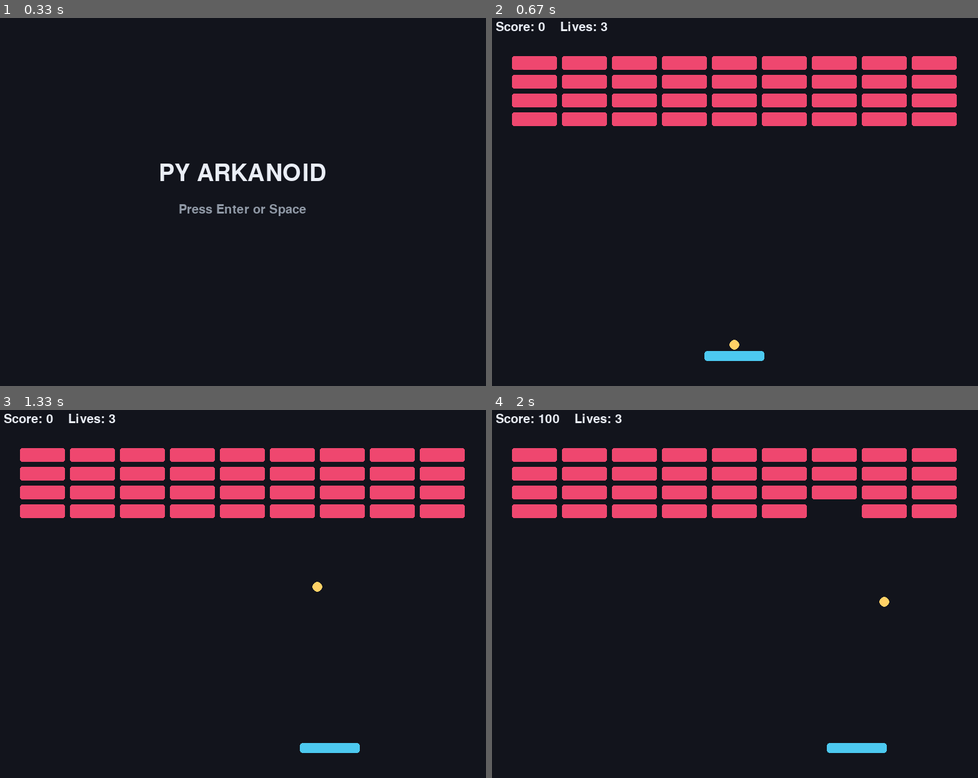
Above: before the commit, frames 1-4 (two rows, left to right).
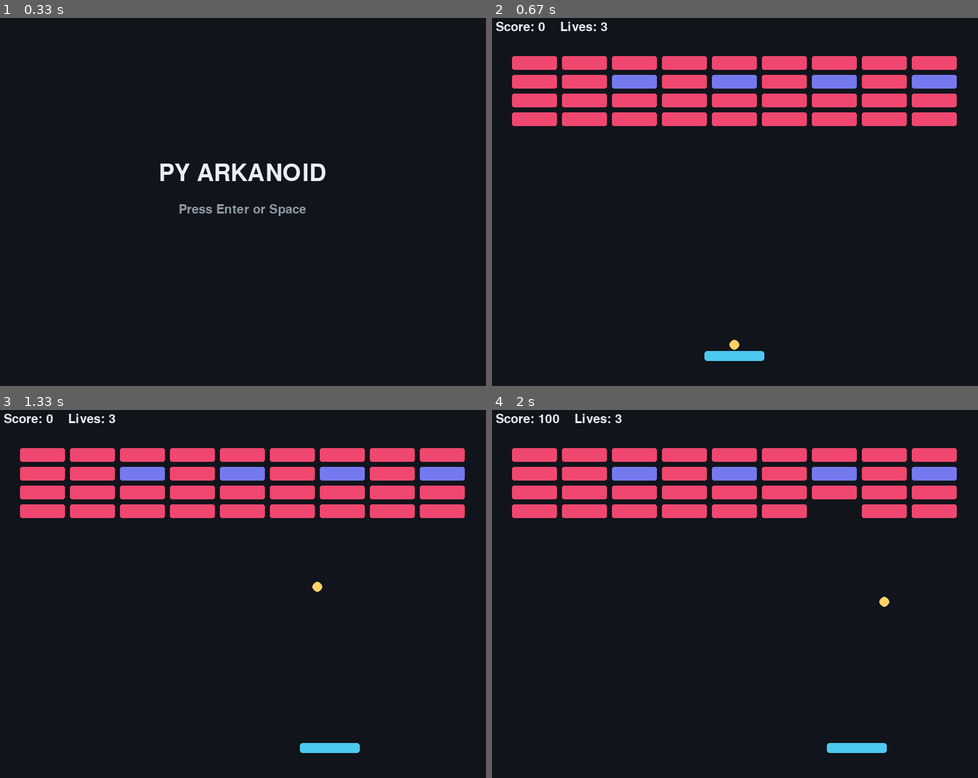
Above: after the commit, the same moments.

Repository: abr-ya/py-arkanoid
Game: pygame game, started from src/arkanoid/__main__.py
Two runs of this game, one before a commit and one after it. Both use one fixed random seed, a clock stepped at 60 frames per second and the inputs below.
Inputs:
- Up to frame 1 (0.33 s): no input
- Up to frame 2 (0.67 s): tap Space at 0.33 s
- Up to frame 3 (1.33 s): tap Space at 0.67, 1.07 s; hold Right from 1 s (still down)
- Up to frame 4 (2 s): tap Space at 1.37 s; release Right at 1.47 s

Frame 1 is identical in both runs. In frame 2, 1.4% of the frame differs, in the area x 24-96%, y 15-20%; in frame 3, 1.4%; in frame 4, 1.4%.

Commit message:
feat: Add Arkanoid power-ups

Diff:
--- a/levels/level_01.yaml
+++ b/levels/level_01.yaml
@@ -10,6 +10,6 @@
   gap: 8
   rows:
     - "111111111"
+    - "11W1F1M1T"
     - "111111111"
     - "111111111"
-    - "111111111"
--- a/src/arkanoid/core/game.py
+++ b/src/arkanoid/core/game.py
@@ -3,11 +3,24 @@
 from dataclasses import dataclass, field
 
 from arkanoid.core.levels import LevelConfig, create_bricks_for_level, load_level
-from arkanoid.core.models import Ball, Brick, Paddle, Playfield, Rect
+from arkanoid.core.models import (
+    ActiveEffect,
+    Ball,
+    BonusItem,
+    Brick,
+    Paddle,
+    Playfield,
+    PowerUpType,
+    Rect,
+)
 from arkanoid.core.state import GameState, toggle_pause
 
 BRICK_SCORE = 100
 LEVEL_CLEAR_SECONDS = 0.8
+WIDE_DURATION_SECONDS = 10.0
+SLOW_DURATION_SECONDS = 8.0
+WIDE_PADDLE_MULTIPLIER = 1.5
+SLOW_BALL_MULTIPLIER = 0.7
 
 
 def create_starter_bricks() -> list[Brick]:
@@ -20,8 +33,11 @@
     state: GameState = GameState.MENU
     level: LevelConfig = field(default_factory=load_level)
     paddle: Paddle = field(init=False)
-    ball: Ball = field(init=False)
+    balls: list[Ball] = field(init=False)
     bricks: list[Brick] = field(init=False)
+    bonus_items: list[BonusItem] = field(default_factory=list)
+    active_effects: dict[PowerUpType, ActiveEffect] = field(default_factory=dict)
+    sticky_charges: int = 0
     lives: int = 3
     score: int = 0
     level_clear_timer: float = 0
@@ -33,9 +49,17 @@
             y=self.playfield.height - 56,
             width=self.level.paddle_width,
         )
-        self.ball = Ball(x=0, y=0)
+        self.balls = [Ball(x=0, y=0)]
         self.bricks = create_bricks_for_level(self.level)
         self.reset_ball()
+
+    @property
+    def ball(self) -> Ball:
+        return self.balls[0]
+
+    @ball.setter
+    def ball(self, value: Ball) -> None:
+        self.balls = [value]
 
     def start(self) -> None:
         if self.state in {GameState.MENU, GameState.GAME_OVER}:
@@ -44,8 +68,11 @@
             self.state = GameState.PLAYING
             self.level = fresh.level
             self.paddle = fresh.paddle
-            self.ball = fresh.ball
+            self.balls = fresh.balls
             self.bricks = fresh.bricks
+            self.bonus_items = fresh.bonus_items
+            self.active_effects = fresh.active_effects
+            self.sticky_charges = fresh.sticky_charges
             self.lives = fresh.lives
             self.score = fresh.score
             self.level_clear_timer = 0
@@ -62,11 +89,13 @@
         self.wants_quit = True
 
     def reset_ball(self) -> None:
+        self.balls = [Ball(x=0, y=0)]
         self.ball.attach_to(self.paddle)
 
     def launch_ball(self) -> None:
         if self.state is GameState.PLAYING:
-            self.ball.launch(self.level.ball_speed_multiplier)
+            for ball in self.balls:
+                ball.launch(self._ball_speed_multiplier())
 
     def update(self, dt: float, paddle_direction: float = 0) -> None:
         if self.state is GameState.LEVEL_CLEAR:
@@ -76,53 +105,68 @@
         if self.state is not GameState.PLAYING:
             return
 
+        self._update_active_effects(dt)
         self.paddle.move(paddle_direction, dt, self.playfield)
-        if self.ball.attached:
-            self.ball.attach_to(self.paddle)
-            return
-
-        self.ball.x += self.ball.vx * dt
-        self.ball.y += self.ball.vy * dt
-
-        self._handle_wall_collisions()
-        self._handle_paddle_collision()
-        self._handle_brick_collision()
-        self._handle_bottom_boundary()
-
-    def _handle_wall_collisions(self) -> None:
-        if self.ball.x - self.ball.radius <= 0 and self.ball.vx < 0:
-            self.ball.x = self.ball.radius
-            self.ball.vx = abs(self.ball.vx)
-        elif self.ball.x + self.ball.radius >= self.playfield.width and self.ball.vx > 0:
-            self.ball.x = self.playfield.width - self.ball.radius
-            self.ball.vx = -abs(self.ball.vx)
-
-        if self.ball.y - self.ball.radius <= 0 and self.ball.vy < 0:
-            self.ball.y = self.ball.radius
-            self.ball.vy = abs(self.ball.vy)
-
-    def _handle_paddle_collision(self) -> None:
-        if self.ball.vy <= 0 or not self.ball.rect.overlaps(self.paddle.rect):
-            return
-
-        offset = (self.ball.x - self.paddle.center_x) / (self.paddle.width / 2)
+        for ball in self.balls:
+            if ball.attached:
+                ball.attach_to(self.paddle)
+
+        self._update_bonus_items(dt)
+
+        moving_balls = [ball for ball in self.balls if not ball.attached]
+        if not moving_balls:
+            return
+
+        for ball in list(moving_balls):
+            ball.x += ball.vx * dt
+            ball.y += ball.vy * dt
+
+            self._handle_wall_collisions(ball)
+            self._handle_paddle_collision(ball)
+            self._handle_brick_collision(ball)
+            self._handle_bottom_boundary(ball)
+
+    def _handle_wall_collisions(self, ball: Ball) -> None:
+        if ball.x - ball.radius <= 0 and ball.vx < 0:
+            ball.x = ball.radius
+            ball.vx = abs(ball.vx)
+        elif ball.x + ball.radius >= self.playfield.width and ball.vx > 0:
+            ball.x = self.playfield.width - ball.radius
+            ball.vx = -abs(ball.vx)
+
+        if ball.y - ball.radius <= 0 and ball.vy < 0:
+            ball.y = ball.radius
+            ball.vy = abs(ball.vy)
+
+    def _handle_paddle_collision(self, ball: Ball) -> None:
+        if ball.vy <= 0 or not ball.rect.overlaps(self.paddle.rect):
+            return
+
+        if self.sticky_charges > 0:
+            self.sticky_charges -= 1
+            ball.attach_to(self.paddle)
+            return
+
+        offset = (ball.x - self.paddle.center_x) / (self.paddle.width / 2)
         offset = max(-1, min(1, offset))
-        self.ball.y = self.paddle.y - self.ball.radius
-        self.ball.vx = offset * 300 * self.level.ball_speed_multiplier
-        self.ball.vy = -360 * self.level.ball_speed_multiplier
-
-    def _handle_brick_collision(self) -> None:
-        ball_rect = self.ball.rect
+        speed_multiplier = self._ball_speed_multiplier()
+        ball.y = self.paddle.y - ball.radius
+        ball.vx = offset * 300 * speed_multiplier
+        ball.vy = -360 * speed_multiplier
+
+    def _handle_brick_collision(self, ball: Ball) -> None:
+        ball_rect = ball.rect
         for brick in list(self.bricks):
             if not ball_rect.overlaps(brick.rect):
                 continue
 
-            self._reflect_from_rect(brick.rect)
+            self._reflect_from_rect(ball, brick.rect)
             if brick.hit():
                 self.bricks.remove(brick)
                 self.score += brick.score
                 if brick.grants_extra_life:
                     self.lives += 1
+                self._spawn_bonus_from_brick(brick)
                 if self.is_level_cleared():
                     self._start_level_clear()
             break
@@ -133,7 +177,9 @@
     def _start_level_clear(self) -> None:
         self.state = GameState.LEVEL_CLEAR
         self.level_clear_timer = LEVEL_CLEAR_SECONDS
+        self.balls = [self.ball]
         self.ball.attached = True
+        self.bonus_items.clear()
 
     def _update_level_clear(self, dt: float) -> None:
         self.level_clear_timer -= dt
@@ -150,33 +196,125 @@
             width=self.level.paddle_width,
         )
         self.bricks = create_bricks_for_level(self.level)
+        self.bonus_items.clear()
+        self.active_effects.clear()
+        self.sticky_charges = 0
         self.reset_ball()
         self.level_clear_timer = 0
         self.state = GameState.PLAYING
 
-    def _reflect_from_rect(self, rect: Rect) -> None:
-        dx_left = abs(self.ball.rect.right - rect.left)
-        dx_right = abs(rect.right - self.ball.rect.left)
-        dy_top = abs(self.ball.rect.bottom - rect.top)
-        dy_bottom = abs(rect.bottom - self.ball.rect.top)
+    def _reflect_from_rect(self, ball: Ball, rect: Rect) -> None:
+        dx_left = abs(ball.rect.right - rect.left)
+        dx_right = abs(rect.right - ball.rect.left)
+        dy_top = abs(ball.rect.bottom - rect.top)
+        dy_bottom = abs(rect.bottom - ball.rect.top)
         smallest = min(dx_left, dx_right, dy_top, dy_bottom)
 
         if smallest in {dx_left, dx_right}:
-            self.ball.vx *= -1
+            ball.vx *= -1
         else:
-            self.ball.vy *= -1
-
-    def _handle_bottom_boundary(self) -> None:
-        if self.ball.y - self.ball.radius <= self.playfield.height:
+            ball.vy *= -1
+
+    def _handle_bottom_boundary(self, ball: Ball) -> None:
+        if ball.y - ball.radius <= self.playfield.height:
+            return
+
+        if len(self.balls) > 1:
+            self.balls.remove(ball)
             return
 
         self.lives -= 1
         if self.lives <= 0:
             self.state = GameState.GAME_OVER
-            self.ball.attached = True
+            ball.attached = True
         else:
             self.reset_ball()
 
+    def _spawn_bonus_from_brick(self, brick: Brick) -> None:
+        if brick.bonus_marker is None:
+            return
+        try:
+            power_up_type = PowerUpType(brick.bonus_marker)
+        except ValueError:
+            return
+        self.bonus_items.append(
+            BonusItem(
+                x=brick.rect.center_x - 9,
+                y=brick.rect.center_y - 9,
+                type=power_up_type,
+            )
+        )
+
+    def _update_bonus_items(self, dt: float) -> None:
+        for item in list(self.bonus_items):
+            item.move(dt)
+            if item.rect.overlaps(self.paddle.rect):
+                self.bonus_items.remove(item)
+                self._activate_power_up(item.type)
+            elif item.y > self.playfield.height:
+                self.bonus_items.remove(item)
+
+    def _activate_power_up(self, power_up_type: PowerUpType) -> None:
+        if power_up_type is PowerUpType.WIDE:
+            self.active_effects[power_up_type] = ActiveEffect(power_up_type, WIDE_DURATION_SECONDS)
+            self._apply_paddle_width()
+        elif power_up_type is PowerUpType.SLOW:
+            if power_up_type not in self.active_effects:
+                self._scale_active_ball_velocities(SLOW_BALL_MULTIPLIER)
+            self.active_effects[power_up_type] = ActiveEffect(power_up_type, SLOW_DURATION_SECONDS)
+        elif power_up_type is PowerUpType.MULTI:
+            self._add_extra_ball()
+        elif power_up_type is PowerUpType.STICKY:
+            self.sticky_charges += 1
+
+    def _update_active_effects(self, dt: float) -> None:
+        expired: list[PowerUpType] = []
+        for effect in self.active_effects.values():
+            effect.remaining -= dt
+            if effect.remaining <= 0:
+                expired.append(effect.type)
+        for effect_type in expired:
+            del self.active_effects[effect_type]
+        if PowerUpType.WIDE in expired:
+            self._apply_paddle_width()
+        if PowerUpType.SLOW in expired:
+            self._scale_active_ball_velocities(1 / SLOW_BALL_MULTIPLIER)
+
+    def _apply_paddle_width(self) -> None:
+        center_x = self.paddle.center_x
+        width = self.level.paddle_width
+        if PowerUpType.WIDE in self.active_effects:
+            width *= WIDE_PADDLE_MULTIPLIER
+        self.paddle.width = width
+        self.paddle.x = max(0, min(center_x - width / 2, self.playfield.width - width))
+
+    def _ball_speed_multiplier(self) -> float:
+        multiplier = self.level.ball_speed_multiplier
+        if PowerUpType.SLOW in self.active_effects:
+            multiplier *= SLOW_BALL_MULTIPLIER
+        return multiplier
+
+    def _scale_active_ball_velocities(self, multiplier: float) -> None:
+        for ball in self.balls:
+            if not ball.attached:
+                ball.vx *= multiplier
+                ball.vy *= multiplier
+
+    def _add_extra_ball(self) -> None:
+        source = next((ball for ball in self.balls if not ball.attached), self.ball)
+        if source.attached:
+            source.launch(self._ball_speed_multiplier())
+        self.balls.append(
+            Ball(
+                x=source.x,
+                y=source.y,
+                radius=source.radius,
+                vx=-source.vx or -180 * self._ball_speed_multiplier(),
+                vy=source.vy or -360 * self._ball_speed_multiplier(),
+                attached=False,
+            )
+        )
+
 
 def create_session() -> GameSession:
     return GameSession()
--- a/src/arkanoid/core/levels.py
+++ b/src/arkanoid/core/levels.py
@@ -4,7 +4,7 @@
 from pathlib import Path
 from typing import Any
 
-from arkanoid.core.models import Brick, BrickType, create_brick
+from arkanoid.core.models import Brick, BrickType, PowerUpType, create_brick
 
 DEFAULT_LEVEL_NUMBER = 1
 DEFAULT_LEVEL_NAME = "Training Wall"
@@ -22,6 +22,10 @@
     "2": BrickType.STRONG,
     "S": BrickType.STRONG,
     "B": BrickType.BONUS_MARKER,
+    "W": (BrickType.BONUS_MARKER, PowerUpType.WIDE),
+    "F": (BrickType.BONUS_MARKER, PowerUpType.SLOW),
+    "M": (BrickType.BONUS_MARKER, PowerUpType.MULTI),
+    "T": (BrickType.BONUS_MARKER, PowerUpType.STICKY),
     "X": BrickType.INDESTRUCTIBLE,
     "L": BrickType.EXTRA_LIFE,
 }
@@ -69,9 +73,11 @@
         for column_index, cell in enumerate(row):
             if cell in {" ", ".", "0", "_"}:
                 continue
-            brick_type = DEFAULT_BRICK_SYMBOLS.get(cell)
-            if brick_type is None:
+            symbol = DEFAULT_BRICK_SYMBOLS.get(cell)
+            if symbol is None:
                 continue
+            brick_type = symbol[0] if isinstance(symbol, tuple) else symbol
+            bonus_marker = symbol[1].value if isinstance(symbol, tuple) else None
             bricks.append(
                 create_brick(
                     x=level.bricks.left + column_index * (level.bricks.width + level.bricks.gap),
@@ -79,6 +85,7 @@
                     width=level.bricks.width,
                     height=level.bricks.height,
                     type=brick_type,
+                    bonus_marker=bonus_marker,
                 )
             )
     return bricks
--- a/src/arkanoid/core/models.py
+++ b/src/arkanoid/core/models.py
@@ -97,6 +97,35 @@
             self.vx = 180 * speed_multiplier
             self.vy = -360 * speed_multiplier
             self.attached = False
+
+
+class PowerUpType(Enum):
+    WIDE = "wide"
+    SLOW = "slow"
+    MULTI = "multi"
+    STICKY = "sticky"
+
+
+@dataclass(slots=True)
+class BonusItem:
+    x: float
+    y: float
+    type: PowerUpType
+    size: float = 18
+    speed: float = 140
+
+    @property
+    def rect(self) -> Rect:
+        return Rect(self.x, self.y, self.size, self.size)
+
+    def move(self, dt: float) -> None:
+        self.y += self.speed * dt
+
+
+@dataclass(slots=True)
+class ActiveEffect:
+    type: PowerUpType
+    remaining: float
 
 
 class BrickType(Enum):
@@ -134,7 +163,7 @@
         type=BrickType.BONUS_MARKER,
         hp=1,
         score=125,
-        bonus_marker="future-power-up",
+        bonus_marker=PowerUpType.WIDE.value,
         visual_state="bonus",
     ),
     BrickType.INDESTRUCTIBLE: BrickTypeDefinition(
@@ -191,6 +220,7 @@
     width: float = 64,
     height: float = 22,
     type: BrickType = BrickType.NORMAL,
+    bonus_marker: str | None = None,
 ) -> Brick:
     definition = BRICK_TYPES[type]
     return Brick(
@@ -203,5 +233,5 @@
         score=definition.score,
         destructible=definition.destructible,
         grants_extra_life=definition.grants_extra_life,
-        bonus_marker=definition.bonus_marker,
+        bonus_marker=bonus_marker or definition.bonus_marker,
     )
--- a/src/arkanoid/pygame_app.py
+++ b/src/arkanoid/pygame_app.py
@@ -5,6 +5,7 @@
 import pygame
 
 from arkanoid.core.game import GameSession, create_session
+from arkanoid.core.models import PowerUpType
 from arkanoid.core.state import GameState
 
 WIDTH = 800
@@ -16,6 +17,12 @@
 MUTED = (144, 153, 166)
 PADDLE = (76, 201, 240)
 BALL = (255, 209, 102)
+BONUS_COLORS = {
+    PowerUpType.WIDE: (76, 201, 240),
+    PowerUpType.SLOW: (118, 120, 237),
+    PowerUpType.MULTI: (255, 209, 102),
+    PowerUpType.STICKY: (6, 214, 160),
+}
 BRICK_COLORS = [(239, 71, 111), (255, 159, 67), (6, 214, 160), (118, 120, 237)]
 BRICK_STATE_COLORS = {
     "normal": (239, 71, 111),
@@ -105,16 +112,33 @@
 def _draw_hud(screen: pygame.Surface, session: GameSession, font: pygame.font.Font) -> None:
     label = font.render(f"Score: {session.score}    Lives: {session.lives}", True, FOREGROUND)
     screen.blit(label, (18, 16))
+    effect_labels = [
+        f"{effect.type.value.upper()} {max(0, effect.remaining):.0f}s"
+        for effect in session.active_effects.values()
+    ]
+    if session.sticky_charges:
+        effect_labels.append(f"STICKY x{session.sticky_charges}")
+    if effect_labels:
+        effects = font.render("  ".join(effect_labels), True, MUTED)
+        screen.blit(effects, (18, 42))
 
 
 def _draw_entities(screen: pygame.Surface, session: GameSession) -> None:
     pygame.draw.rect(screen, PADDLE, _to_pygame_rect(session.paddle.rect), border_radius=4)
-    pygame.draw.circle(
-        screen,
-        BALL,
-        (round(session.ball.x), round(session.ball.y)),
-        round(session.ball.radius),
-    )
+    for ball in session.balls:
+        pygame.draw.circle(
+            screen,
+            BALL,
+            (round(ball.x), round(ball.y)),
+            round(ball.radius),
+        )
+    for item in session.bonus_items:
+        pygame.draw.rect(
+            screen,
+            BONUS_COLORS[item.type],
+            _to_pygame_rect(item.rect),
+            border_radius=6,
+        )
     for index, brick in enumerate(session.bricks):
         pygame.draw.rect(
             screen,
--- a/tests/test_core_game.py
+++ b/tests/test_core_game.py
@@ -1,11 +1,11 @@
-from arkanoid.core.game import BRICK_SCORE, create_session
+from arkanoid.core.game import BRICK_SCORE, SLOW_BALL_MULTIPLIER, create_session
 from arkanoid.core.levels import (
     DEFAULT_BRICK_ROWS,
     DEFAULT_LEVEL_NAME,
     create_bricks_for_level,
     load_level,
 )
-from arkanoid.core.models import Brick, BrickType, create_brick
+from arkanoid.core.models import BonusItem, Brick, BrickType, PowerUpType, create_brick
 from arkanoid.core.state import GameState, toggle_pause
 
 
@@ -147,6 +147,33 @@
     assert bricks[2].y == 34
 
 
+def test_level_symbols_can_configure_specific_power_up_bricks(tmp_path) -> None:
+    levels_dir = tmp_path / "levels"
+    levels_dir.mkdir()
+    (levels_dir / "level_01.yaml").write_text(
+        "\n".join(
+            [
+                "number: 1",
+                'name: "Power Test"',
+                "bricks:",
+                "  rows:",
+                '    - "WFMT"',
+            ]
+        ),
+        encoding="utf-8",
+    )
+
+    level = load_level(levels_dir=levels_dir)
+    bricks = create_bricks_for_level(level)
+
+    assert [brick.bonus_marker for brick in bricks] == [
+        PowerUpType.WIDE.value,
+        PowerUpType.SLOW.value,
+        PowerUpType.MULTI.value,
+        PowerUpType.STICKY.value,
+    ]
+
+
 def test_invalid_or_missing_level_config_falls_back(tmp_path) -> None:
     missing = load_level(levels_dir=tmp_path)
     assert missing.name == DEFAULT_LEVEL_NAME
@@ -225,8 +252,141 @@
 def test_bonus_marker_brick_scores_without_spawning_power_up() -> None:
     brick = create_brick(x=0, y=0, type=BrickType.BONUS_MARKER)
 
-    assert brick.bonus_marker == "future-power-up"
+    assert brick.bonus_marker == PowerUpType.WIDE.value
     assert brick.hit()
+
+
+def test_bonus_marker_brick_spawns_falling_bonus_item() -> None:
+    session = create_session()
+    session.start()
+    bonus_brick = create_brick(x=100, y=100, type=BrickType.BONUS_MARKER)
+    spare_brick = create_brick(x=300, y=100)
+    session.bricks = [bonus_brick, spare_brick]
+    session.ball.attached = False
+    session.ball.x = 110
+    session.ball.y = 110
+    session.ball.vx = 0
+    session.ball.vy = -200
+
+    session.update(0)
+
+    assert bonus_brick not in session.bricks
+    assert len(session.bonus_items) == 1
+    assert session.bonus_items[0].type is PowerUpType.WIDE
+
+
+def test_missed_bonus_item_is_removed_without_effect() -> None:
+    session = create_session()
+    session.start()
+    session.bonus_items = [
+        BonusItem(
+            x=session.paddle.x,
+            y=session.playfield.height + 1,
+            type=PowerUpType.WIDE,
+        )
+    ]
+
+    session.update(0)
+
+    assert session.bonus_items == []
+    assert PowerUpType.WIDE not in session.active_effects
+
+
+def test_catching_wide_bonus_increases_paddle_width_and_expires() -> None:
+    session = create_session()
+    session.start()
+    base_width = session.paddle.width
+    session.bonus_items = [BonusItem(x=session.paddle.x, y=session.paddle.y, type=PowerUpType.WIDE)]
+
+    session.update(0)
+
+    assert session.bonus_items == []
+    assert session.paddle.width == base_width * 1.5
+
+    session.update(10.1)
+
+    assert session.paddle.width == base_width
+    assert PowerUpType.WIDE not in session.active_effects
+
+
+def test_slow_bonus_scales_active_ball_and_expires_independently() -> None:
+    session = create_session()
+    session.start()
+    session.launch_ball()
+    original_vx = session.ball.vx
+    original_vy = session.ball.vy
+    session._activate_power_up(PowerUpType.SLOW)
+    session._activate_power_up(PowerUpType.WIDE)
+
+    assert session.ball.vx == original_vx * SLOW_BALL_MULTIPLIER
+    assert session.ball.vy == original_vy * SLOW_BALL_MULTIPLIER
+    assert PowerUpType.SLOW in session.active_effects
+    assert PowerUpType.WIDE in session.active_effects
+
+    session._update_active_effects(8.1)
+
+    assert round(session.ball.vx, 6) == original_vx
+    assert round(session.ball.vy, 6) == original_vy
+    assert PowerUpType.SLOW not in session.active_effects
+    assert PowerUpType.WIDE in session.active_effects
+
+
+def test_recatching_timed_effect_refreshes_without_compounding() -> None:
+    session = create_session()
+    session.start()
+    base_width = session.paddle.width
+
+    session._activate_power_up(PowerUpType.WIDE)
+    session.update(4)
+    session._activate_power_up(PowerUpType.WIDE)
+
+    assert session.paddle.width == base_width * 1.5
+    assert session.active_effects[PowerUpType.WIDE].remaining == 10
+
+
+def test_multi_bonus_adds_ball_and_only_final_ball_loses_life() -> None:
+    session = create_session()
+    session.start()
+    session.launch_ball()
+    session._activate_power_up(PowerUpType.MULTI)
+
+    assert len(session.balls) == 2
+
+    first_ball = session.balls[0]
+    first_ball.y = session.playfield.height + first_ball.radius + 1
+    session.update(0)
+
+    assert len(session.balls) == 1
+    assert session.lives == 3
+    assert session.state is GameState.PLAYING
+
+    final_ball = session.balls[0]
+    final_ball.y = session.playfield.height + final_ball.radius + 1
+    session.update(0)
+
+    assert session.lives == 2
+    assert len(session.balls) == 1
+    assert session.ball.attached
+
+
+def test_sticky_bonus_catches_next_ball_until_launch() -> None:
+    session = create_session()
+    session.start()
+    session._activate_power_up(PowerUpType.STICKY)
+    session.ball.attached = False
+    session.ball.x = session.paddle.center_x
+    session.ball.y = session.paddle.y - 1
+    session.ball.vx = 0
+    session.ball.vy = 250
+
+    session.update(0)
+
+    assert session.ball.attached
+    assert session.sticky_charges == 0
+
+    session.launch_ball()
+
+    assert not session.ball.attached
 
 
 def test_level_clear_starts_transition_and_next_level_preserves_score() -> None:
Not shown, changed: openspec/changes/feature-03-add-power-ups/tasks.md
